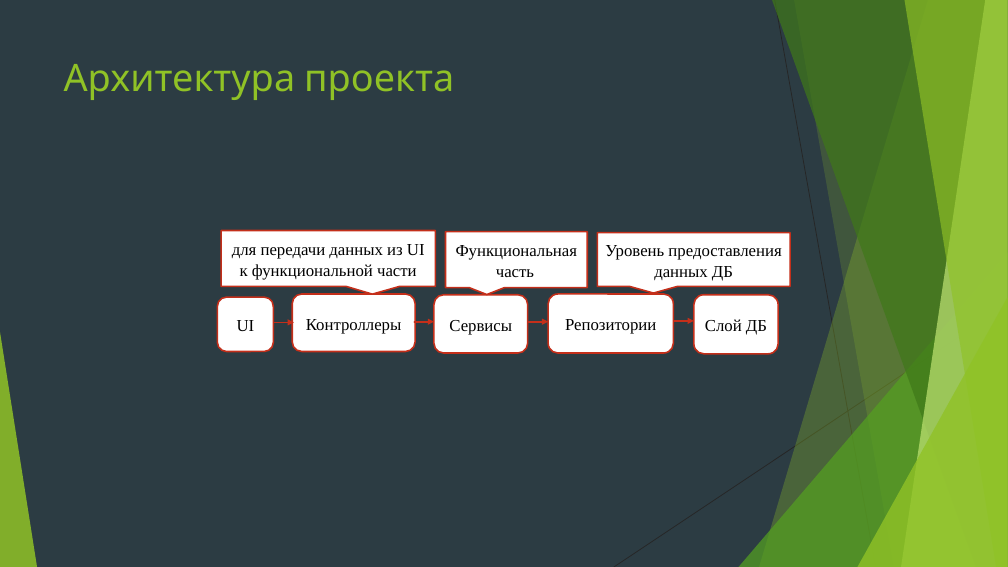
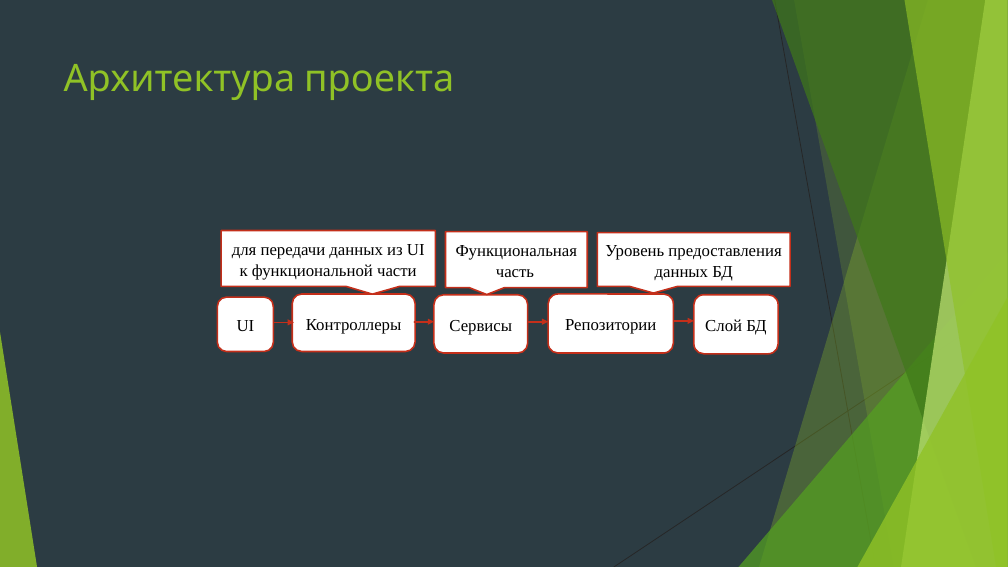
Before and after one commit to fearppen/CinemaSystem, a slide deck: slide 4 of Презентация.pptx. Drawn at 1008x567 pixels with LibreOffice and Linux fonts; fonts in the diff are those of the drawing. Boxes give left, top, right and bottom in pixels: in the first picture for what was removed or moved away, otherwise in the second. Text is boxed around its words. In the diff, an @@ line names an element or a change of style, - is before the commit and + after.

```diff
--- a/Презентация.pptx
+++ b/Презентация.pptx
@@ text in speech box at bbox=[605, 245, 781, 281]: text changed @@
-Уровень предоставления данных ДБ
+Уровень предоставления данных БД
@@ text in rounded rectangle at bbox=[705, 319, 766, 335]: text changed @@
-Слой ДБ
+Слой БД
```
Also in this commit, not shown: 1 other slide changed, 44 other files.
